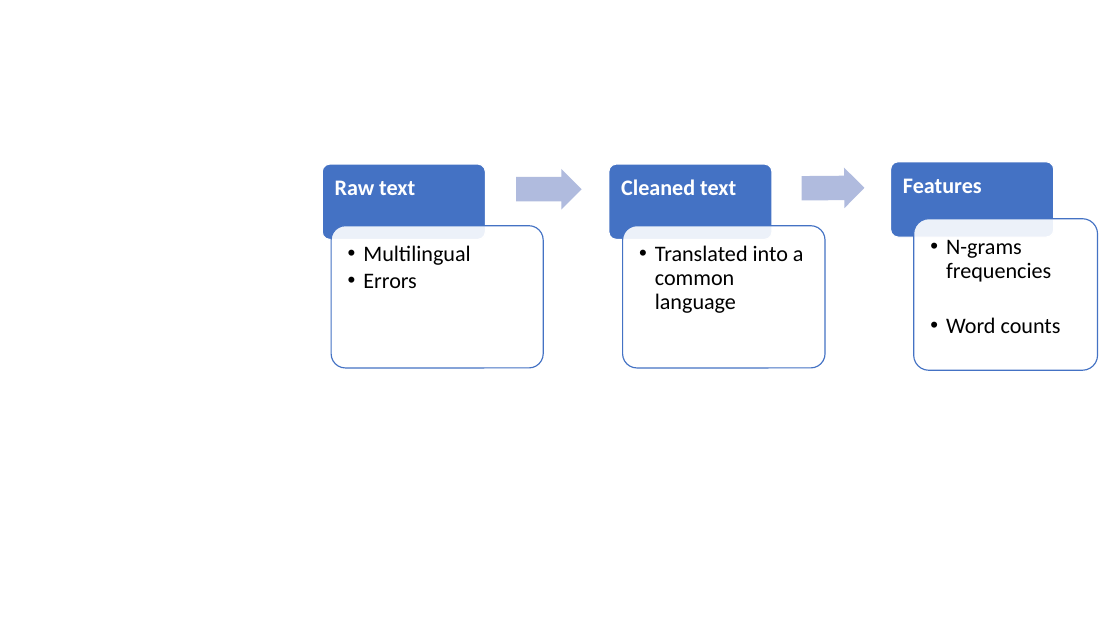
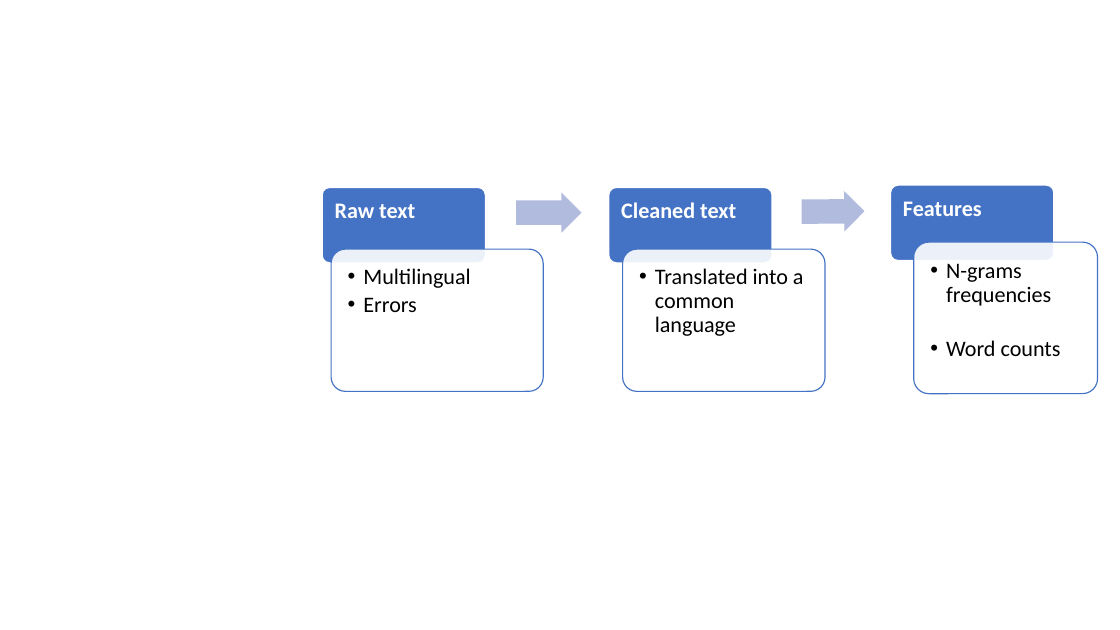
Before and after one commit to DataIMLabs/MIE2024, a slide deck: slide 39 of presentation/MIE2024-DataIM-Masterclass.pptx (slide 40 before the commit). Drawn at 1120x630 pixels with LibreOffice and Linux fonts; fonts in the diff are those of the drawing; background and template pictures are left out. Boxes give left, top, right and bottom in pixels: in the first picture for what was removed or moved away, otherwise in the second. Text is boxed around its words. In the diff, an @@ line names an element or a change of style, - is before the commit and + after.

```diff
--- a/presentation/MIE2024-DataIM-Masterclass.pptx
+++ b/presentation/MIE2024-DataIM-Masterclass.pptx
@@ 6 texts, 6 rounded rectangles, 2 right arrows moved together from (x1=323, y1=162, x2=1098, y2=370) to (x1=323, y1=185, x2=1098, y2=393) @@
```
Also in this commit, not shown: 5 other slides changed, 4 slides removed, 7 other files.
